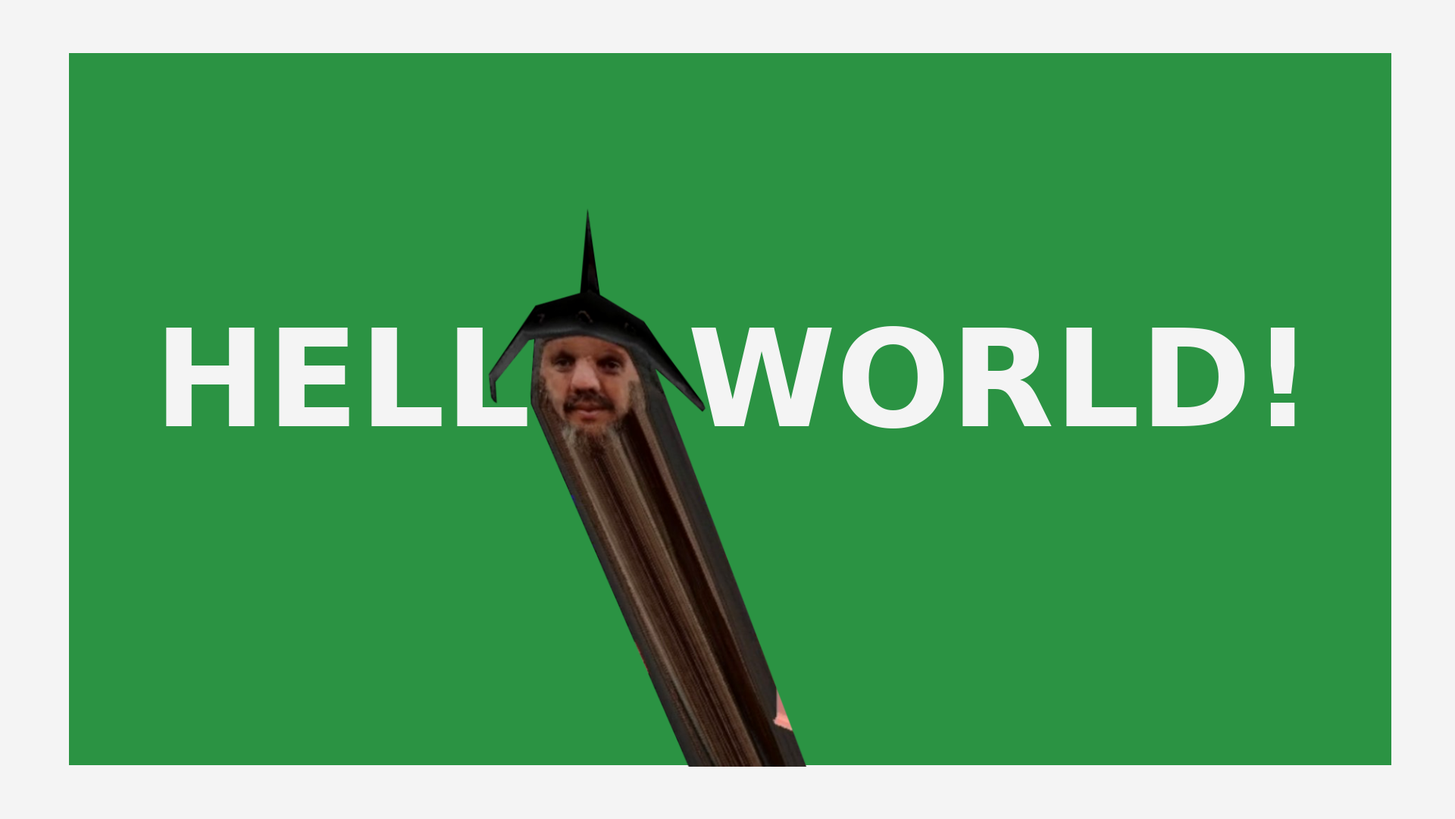
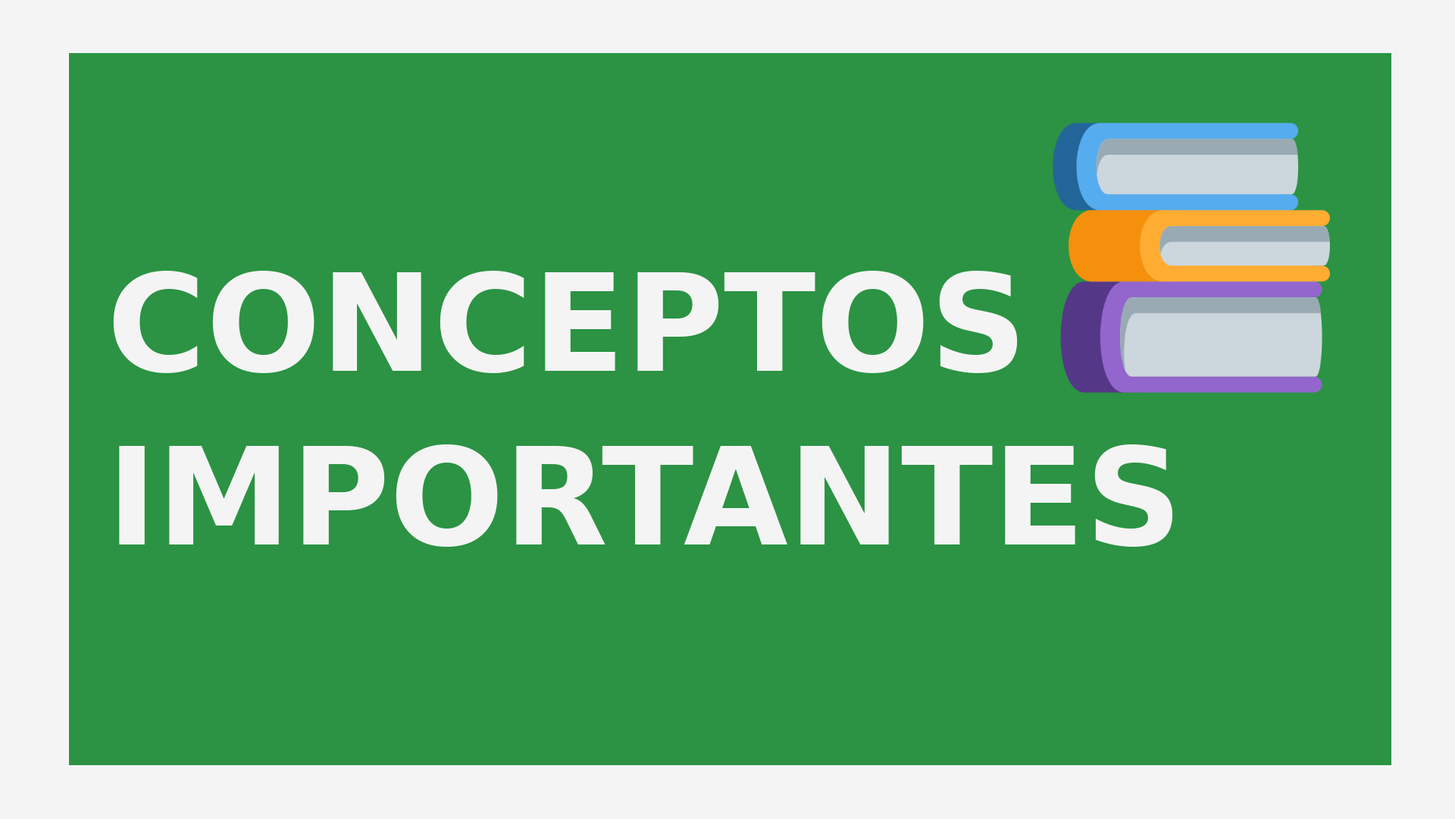
The second 1455 x 819 image is a revision of the first. Changes to its layers:
hid "Pasted Layer #2" over [487, 208, 808, 767]
added layer "Pasted Layer #1" above "CONCEPTOS ..." over [1052, 122, 1331, 393]
renamed "HELLO WORLD!" to "CONCEPTOS ...", painted on it over [112, 270, 1296, 547]
